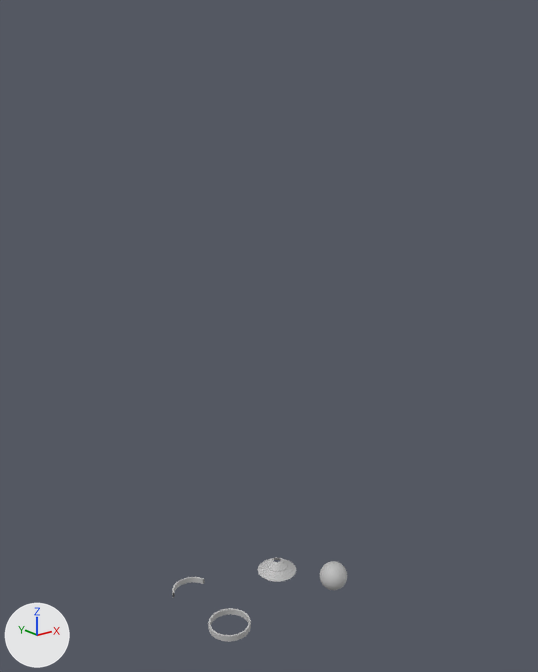
What one commit did to the FBX model Assets/interdev_midterm_models.fbx.
Both versions are drawn from a 50 mm lens placed at (-0.306, -0.373, 0.334), pointed at (0.004, 0.014, 0.179). The lights are fixed; the arrows at lower left show +X, +Y and +Z. Where no turn or scale is listed for an object, it has been applied to the vertices.
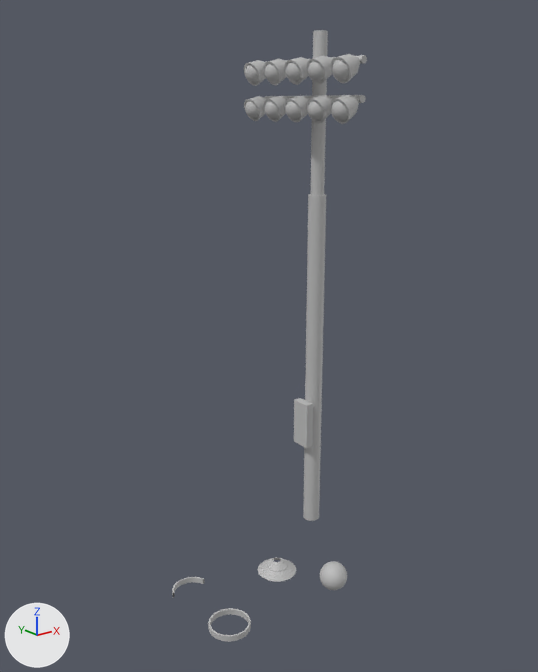
Where the change shows, as pixel boxes [x1, y1, x2, y2] in the pictures (538 x 672 px):
'post', added
    after: [244, 30, 367, 521]

Edits to the bpy script that builds the scene:
```text
Add me_mesh_004:
    me_mesh_004.from_pydata(...)  # 4996 vertices, 5246 faces; spans x -0.018..0.018, y -0.055..0.055, z -0.191..0.191
    me_mesh_004.materials.append(mat_lambert1)  # grey #bcbcbc
Add ob_post:
    ob_post = bpy.data.objects.new('post', me_mesh_004)
    ob_post.location = (0.059, 0.0401, 0.1909)
```
